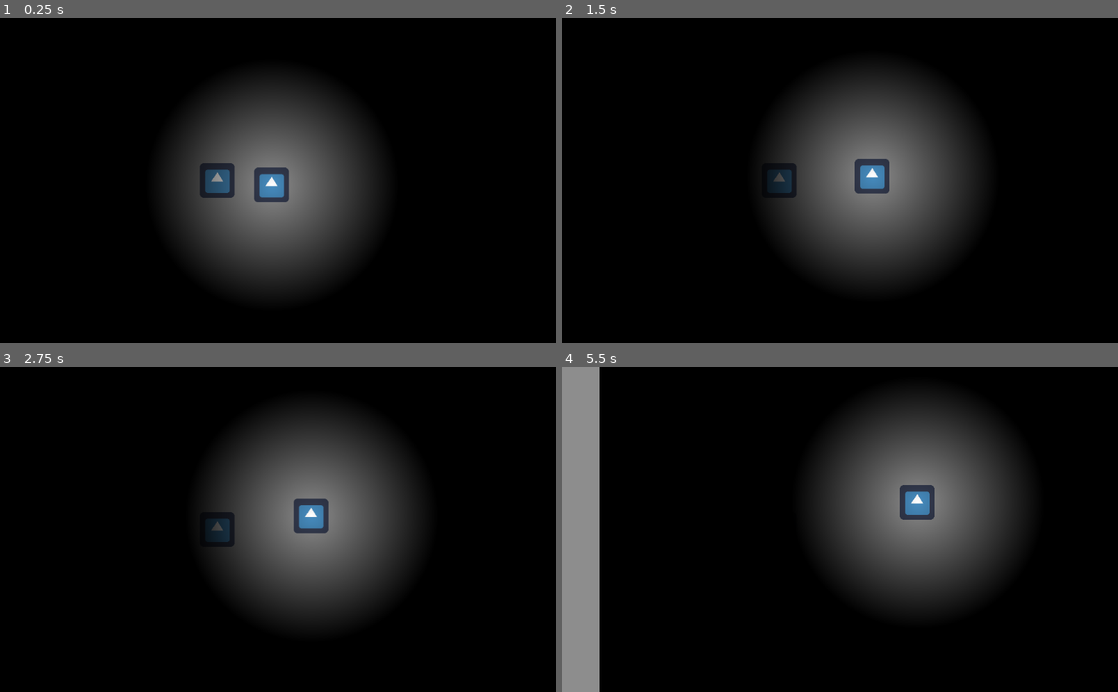
Above: before the commit, frames 1-4 (two rows, left to right).
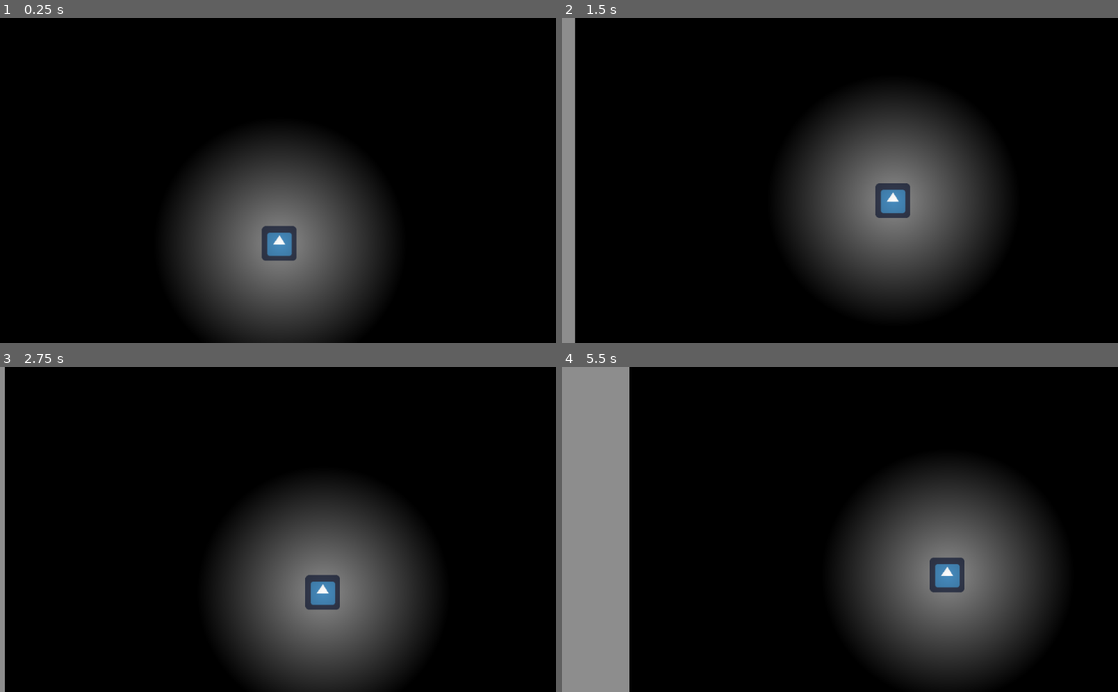
Above: after the commit, the same moments.

Repository: carlosecb/meeting_jam
Game: Godot game, scene res://Node2D.tscn
Same seed, same stepped clock (60 frames per second), same inputs: the game is played once before the commit and once after it. The engine's default icon, where the game draws it, is replaced by a stand-in: a white triangle on a blue panel in a dark square.
Inputs:
- Up to frame 1 (0.25 s): no input
- Up to frame 2 (1.5 s): hold Space (jump) 0.53-1.28 s; hold D (right) from 0.53 s (still down); tap Space (jump) at 1.35 s
- Up to frame 3 (2.75 s): tap Space (jump) at 1.52, 1.82 s; release D (right) at 2.03 s; hold A (left) from 2.03 s (still down); hold Space (jump) from 2.03 s (still down)
- Up to frame 4 (5.5 s): release A (left) at 2.78 s; release Space (jump) at 2.78 s; hold D (right) 2.78-4.28 s; tap Space (jump) at 2.85, 3.02, 3.32, 4.35, 4.52, 4.82 s; hold Space (jump) 3.53-4.28 s; hold A (left) 4.28-5.03 s; hold D (right) from 5.03 s (still down); hold Space (jump) from 5.03 s (still down)

The runs differ from the first frame. In frame 1, 19% of the frame differs, in the area x 30-70%, y 19-100%; in frame 2, 15%; in frame 3, 24%; in frame 4, 29%, in the area x 6-89%, y 0-100%.

Commit message:
Better moviment
Working gravity and glide mechanic

Diff:
--- a/src/KinematicBody2D.gd
+++ b/src/KinematicBody2D.gd
@@ -12,22 +12,32 @@
 #func _process(delta):
 #	pass
 
-export (int) var gravity = 2000
+const gravity = 10
 export (int) var speed = 100
+export (int) var jump_power = -350
+var on_glide = false
+export (int) var glide = 20
 
 var velocity = Vector2()
 
 func get_input():
-	velocity = Vector2()
+	velocity.x = 0
 	if Input.is_action_pressed('right'):
-		velocity.x += 1
+		velocity.x = speed
 	if Input.is_action_pressed('left'):
-	    velocity.x -= 1
-	if Input.is_action_pressed('jump'):
-		velocity.y -= 1
-	velocity = velocity.normalized() * speed
+	    velocity.x = -speed
+	if Input.is_action_just_pressed('jump'):
+		if is_on_floor():
+			velocity.y = jump_power
+		elif on_glide:
+			on_glide = false
+		elif (velocity.y >= 0) and (not on_glide):
+			on_glide = true
 
 func _physics_process(delta):
 	get_input()
-	velocity.y += delta * gravity
-	velocity = move_and_slide(velocity)
+	if on_glide:
+		velocity.y = glide
+	else:
+		velocity.y += gravity
+	velocity = move_and_slide(velocity, Vector2(0,-1))
--- a/src/Node2D.tscn
+++ b/src/Node2D.tscn
@@ -25,7 +25,8 @@
 texture = ExtResource( 1 )
 
 [node name="StaticBody2D" type="StaticBody2D" parent="."]
-position = Vector2( 400, 300 )
+editor/display_folded = true
+position = Vector2( 211.186, 398.374 )
 
 [node name="CollisionShape2D" type="CollisionShape2D" parent="StaticBody2D"]
 shape = SubResource( 3 )
@@ -34,10 +35,10 @@
 texture = ExtResource( 2 )
 
 [node name="KinematicBody2D" type="KinematicBody2D" parent="."]
+position = Vector2( 14.28, 106.307 )
 script = ExtResource( 3 )
 
 [node name="player" type="Sprite" parent="KinematicBody2D"]
-editor/display_folded = true
 position = Vector2( 500, 300 )
 
 [node name="icon" type="Sprite" parent="KinematicBody2D/player"]
